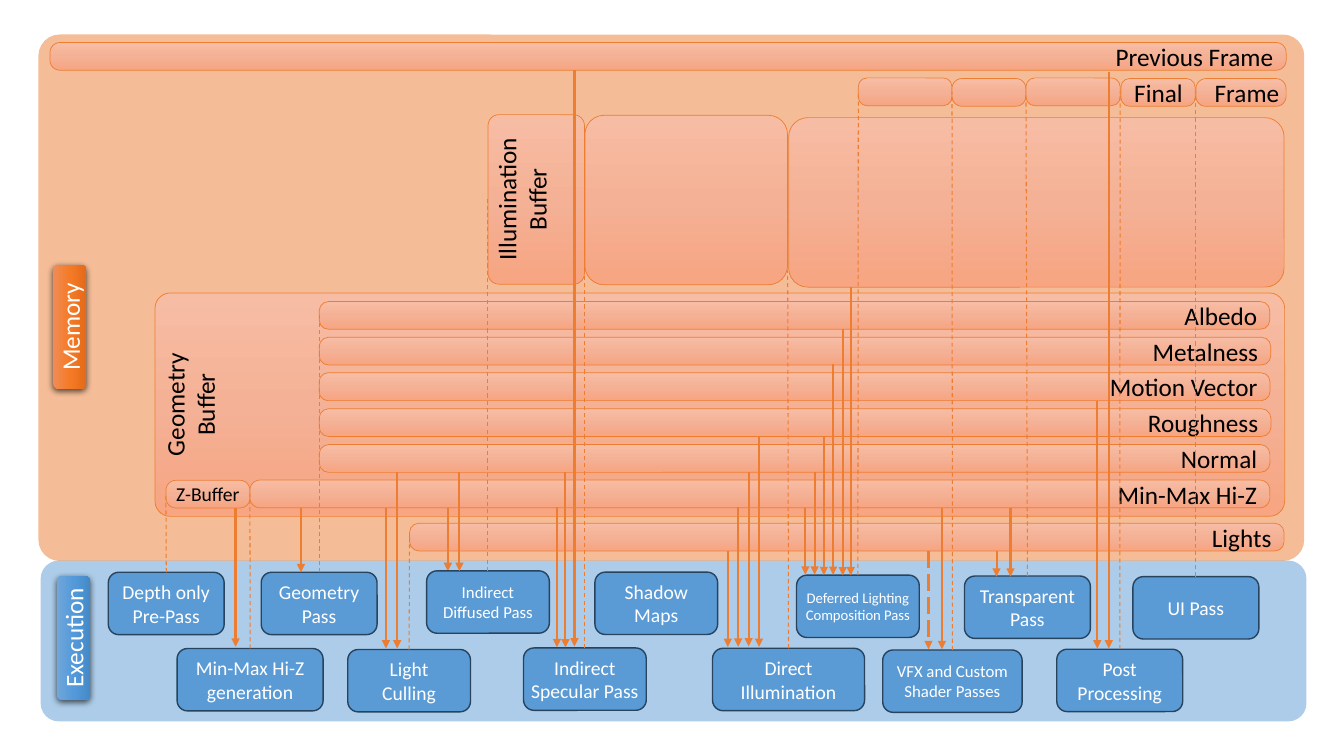
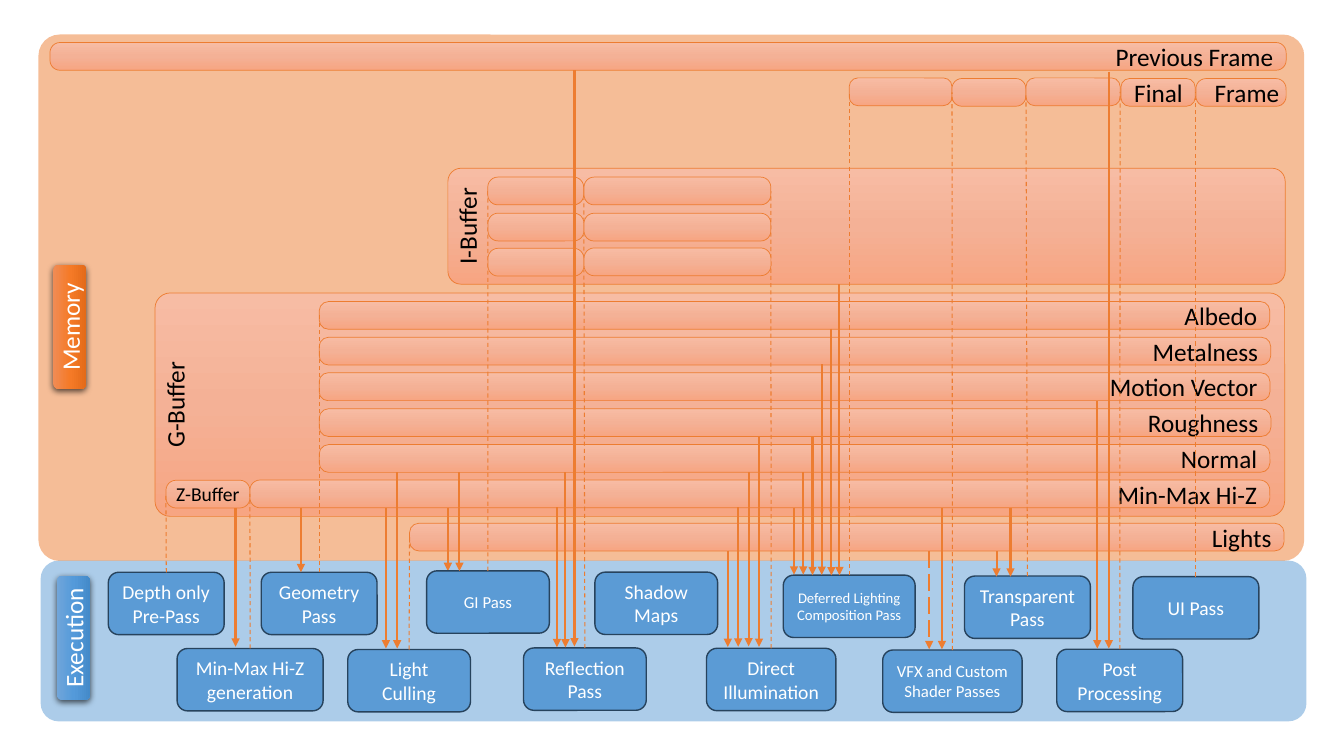
Before and after one commit to pawel-kaleta/FoolsEngine, a slide deck: slide 19 of Documentation/Rendering Architecture.pptx. Drawn at 1344x756 pixels with LibreOffice and Linux fonts; fonts in the diff are those of the drawing. Boxes give left, top, right and bottom in pixels: in the first picture for what was removed or moved away, otherwise in the second. Text is boxed around its words. In the diff, an @@ line names an element or a change of style, - is before the commit and + after.

```diff
--- a/Documentation/Rendering Architecture.pptx
+++ b/Documentation/Rendering Architecture.pptx
@@ rounded rectangle resized from (x1=859, y1=78, x2=953, y2=106) to (x1=850, y1=78, x2=953, y2=106) @@
@@ rounded rectangle removed at (x1=788, y1=118, x2=1285, y2=287) @@
@@ rounded rectangle "I-Buffer" resized from (x1=488, y1=115, x2=585, y2=284) to (x1=448, y1=168, x2=1286, y2=284) @@
@@ rounded rectangle added at (x1=488, y1=177, x2=584, y2=206), fill gradient #F7BDA5 to #F5B196 to #F8A582, outline #ED7D31 0.5 pt @@
@@ rounded rectangle resized from (x1=585, y1=115, x2=787, y2=284) to (x1=584, y1=177, x2=770, y2=206) @@
@@ rounded rectangle at (x1=584, y1=177, x2=770, y2=206): proportions changed @@
@@ text in rounded rectangle at (x1=453, y1=197, x2=484, y2=262): text changed @@
-Illumination Buffer
+I-Buffer
@@ line moved from (488, 571) - (488, 200) to (488, 571) - (488, 191) @@
@@ line moved from (585, 648) - (585, 200) to (585, 648) - (584, 191) @@
@@ line moved from (788, 648) - (787, 200) to (771, 648) - (771, 192) @@
@@ rounded rectangle added at (x1=488, y1=213, x2=584, y2=241), fill gradient #F7BDA5 to #F5B196 to #F8A582, outline #ED7D31 0.5 pt @@
@@ rounded rectangle added at (x1=584, y1=214, x2=770, y2=242), fill gradient #F7BDA5 to #F5B196 to #F8A582, outline #ED7D31 0.5 pt @@
@@ rounded rectangle added at (x1=488, y1=248, x2=584, y2=276), fill gradient #F7BDA5 to #F5B196 to #F8A582, outline #ED7D31 0.5 pt @@
@@ rounded rectangle added at (x1=584, y1=248, x2=770, y2=276), fill gradient #F7BDA5 to #F5B196 to #F8A582, outline #ED7D31 0.5 pt @@
@@ arrow moved from (851, 287) - (851, 576) to (840, 284) - (840, 576) @@
@@ text in rounded rectangle at (x1=161, y1=371, x2=192, y2=446): text changed @@
-Geometry
-Buffer
+G-Buffer
@@ 5 arrows, 1 line moved together from (x1=806, y1=92, x2=859, y2=576) to (x1=795, y1=92, x2=850, y2=576) @@
@@ text in rounded rectangle at (x1=464, y1=597, x2=512, y2=608): text changed @@
-Indirect Diffused Pass
+GI Pass
@@ rounded rectangle "Deferred Lighting Composition Pass" resized from (x1=797, y1=576, x2=920, y2=638) to (x1=783, y1=576, x2=915, y2=638) @@
@@ rounded rectangle "Direct Illumination" resized from (x1=713, y1=648, x2=865, y2=711) to (x1=707, y1=648, x2=836, y2=711) @@
@@ text in rounded rectangle at (x1=545, y1=661, x2=625, y2=698): text changed @@
-Indirect Specular Pass
+Reflection Pass
```
Also in this commit, not shown: 3 other slides changed, 13 other files.
